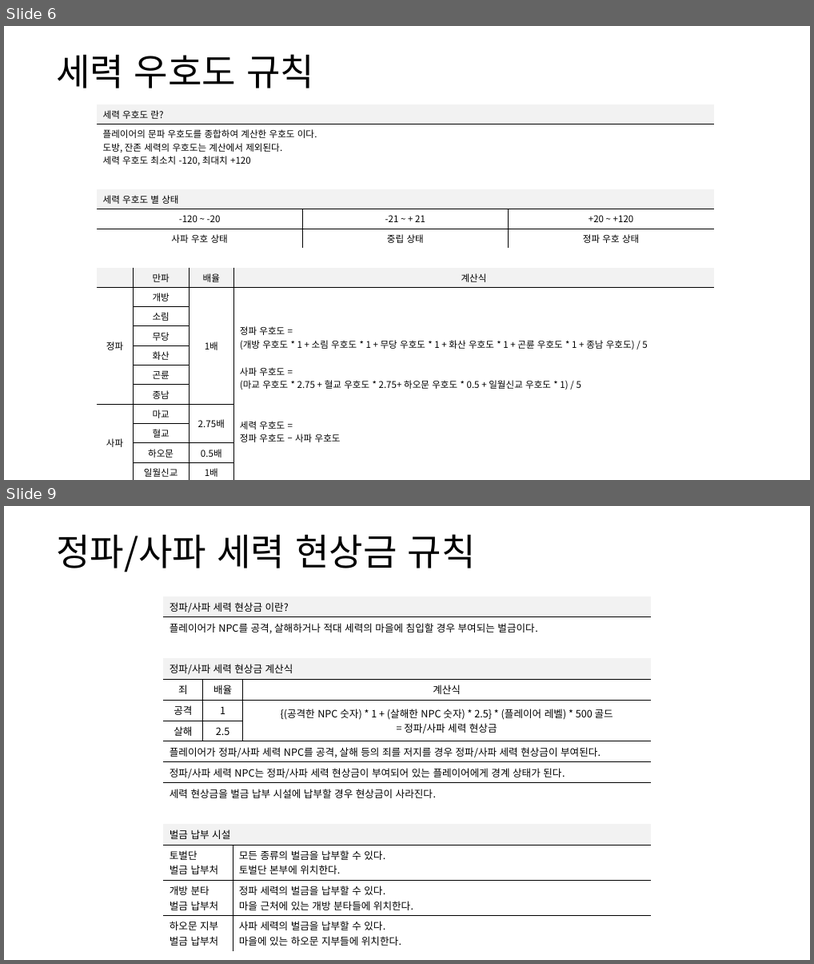
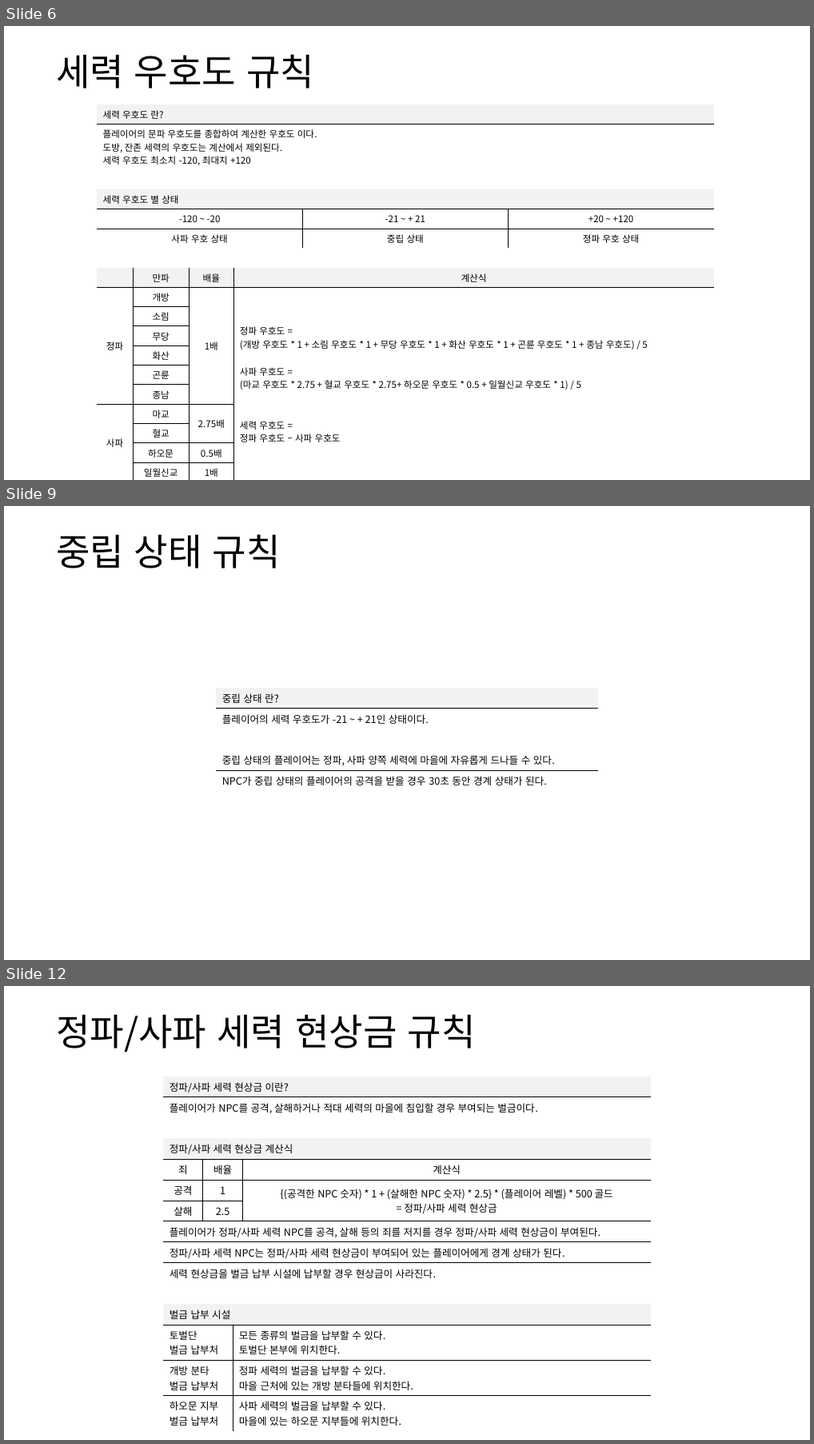
Before and after one commit to yjk0401/unityenginebasic_9th, a slide deck: 기획/방랑엽사전/세력 시스템 기획서.pptx. Shown one above the other, each under a label of ours: slides 6 and 9 before the commit, slides 6, 9 and 12 after it; the slides between them are not shown. The pictures are 814x964 and 814x1444 pixels, drawn with LibreOffice and Linux fonts; fonts in the diff are those of the drawing. Boxes give left, top, right and bottom in pixels: in the first picture for what was removed or moved away, otherwise in the second. Text is boxed around its words. In the diff, an @@ line names an element or a change of style, - is before the commit and + after.

```diff
--- a/기획/방랑엽사전/세력 시스템 기획서.pptx
+++ b/기획/방랑엽사전/세력 시스템 기획서.pptx
@@ slide 9 added at [4, 506, 810, 960], background #FFFFFF @@
@@ text added at [56, 534, 281, 568], 44 pt, text #000000 @@
+중립 상태 규칙
@@ table added at [216, 688, 598, 788], 5 rows, 1 columns @@
+중립 상태 란?
+플레이어의 세력 우호도가 -21 ~ + 21인 상태이다.
+
+중립 상태의 플레이어는 정파, 사파 양쪽 세력에 마을에 자유롭게 드나들 수 있다.
+NPC가 중립 상태의 플레이어의 공격을 받을 경우 30초 동안 경계 상태가 된다.
@@ what was slide 9 is now slide 12 @@
```
Also in this commit, not shown: 3 slides changed, 3 other slides added, 3 other files.
